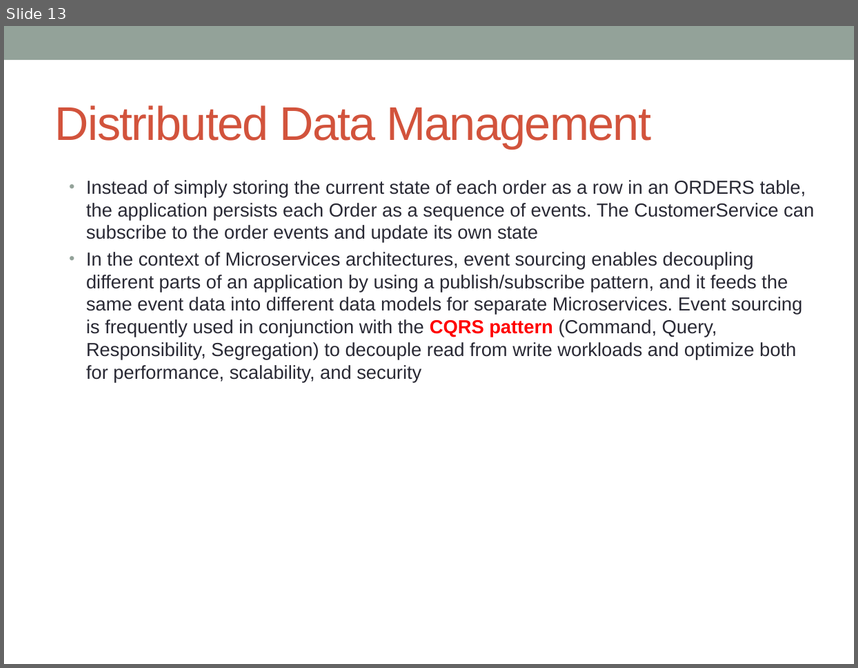
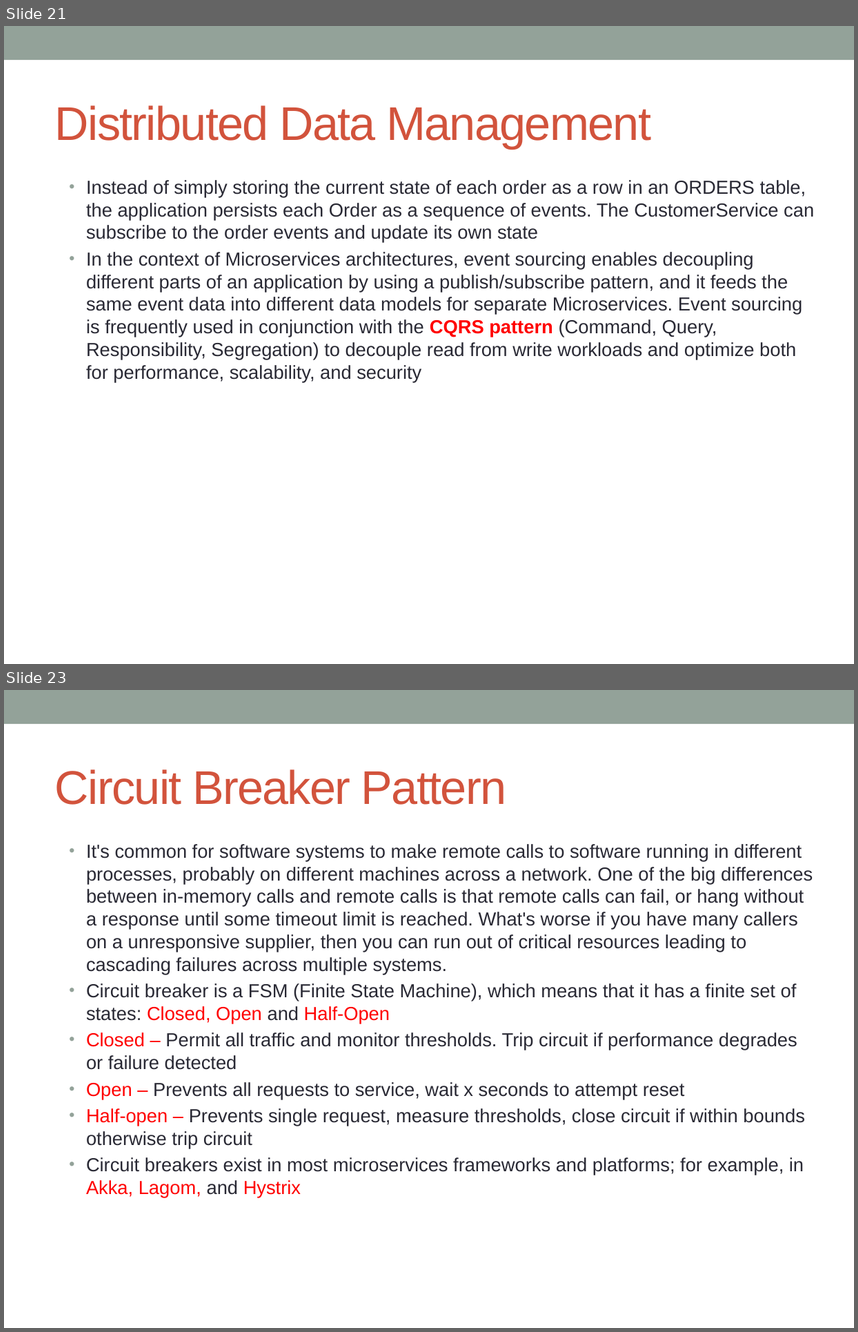
Before and after one commit to notionquest/ProjectDocumentation, a slide deck: Microservices_using_AWS.pptx. Shown one above the other, each under a label of ours: slide 13 before the commit, slides 21 and 23 after it; the slides between them are not shown. The pictures are 858x668 and 858x1332 pixels, drawn with LibreOffice and Linux fonts; fonts in the diff are those of the drawing. Boxes give left, top, right and bottom in pixels: in the first picture for what was removed or moved away, otherwise in the second. Text is boxed around its words. In the diff, an @@ line names an element or a change of style, - is before the commit and + after.

Commit message:
API gateway benefits, drawbacks and patterns used

```diff
--- a/Microservices_using_AWS.pptx
+++ b/Microservices_using_AWS.pptx
@@ slide 23 added at bbox=[4, 690, 854, 1328], background #FFFFFF; not listed: 1 template element that a slide beside it also shows @@
@@ title added at bbox=[55, 769, 506, 805], 40 pt, text #D2533C @@
+Circuit Breaker Pattern
@@ text added at bbox=[86, 844, 813, 1198], 16 pt, text #292934 @@
+• It's common for software systems to make remote calls to software running in different processes, probably on different machines across a network. One of the big differences between in-memory calls and remote calls is that remote calls can fail, or hang without a response until some timeout limit is reached. What's worse if you have many callers on a unresponsive supplier, then you can run out of critical resources leading to cascading failures across multiple systems.
+• Circuit breaker is a FSM (Finite State Machine), which means that it has a finite set of states: Closed, Open and Half-Open
+• Closed – Permit all traffic and monitor thresholds. Trip circuit if performance degrades or failure detected
+• Open – Prevents all requests to service, wait x seconds to attempt reset
+• Half-open – Prevents single request, measure thresholds, close circuit if within bounds otherwise trip circuit
+• Circuit breakers exist in most microservices frameworks and platforms; for example, in Akka, Lagom, and Hystrix
@@ what was slide 13 is now slide 21 @@
```
Also in this commit, not shown: 1 slide changed, 10 other slides added.
